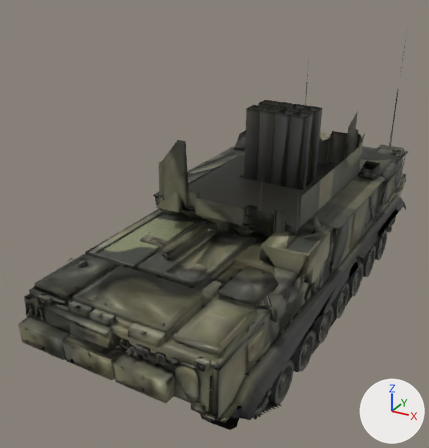
An edit to the glTF model fortuna-bot-web/games/airdef/models/tor_lo.glb, drawn before and after from the same camera.
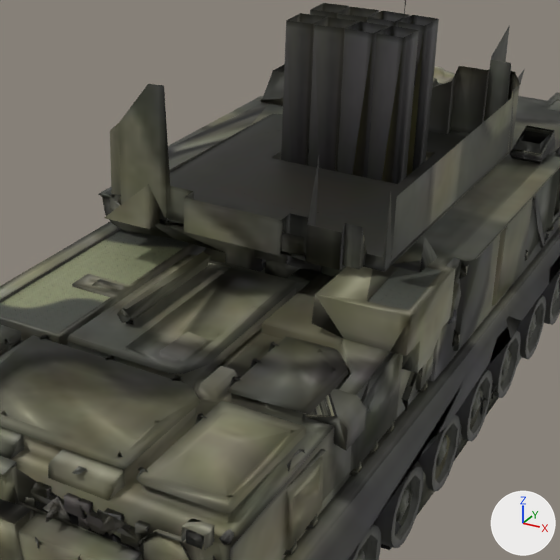
Old and new are each drawn whole from a camera (50 mm lens) standing at (3.97, -8.97, 5.84) and looking at (-0.59, -0.68, 1.69) and again close up on the part from 24% to 89% of the width and 22% to 84% of the height. The axes (+X, +Y, +Z) are drawn at lower right. The lights are the same throughout. The last two pictures show the newer version.

In view in the first close-up: 'body|625cab9_dds', 'body|db25e93_dds', 'turret|db25e93_dds'.
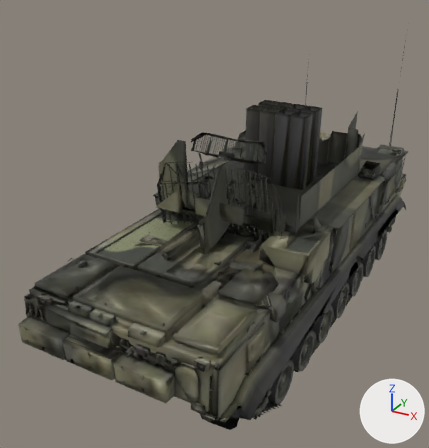
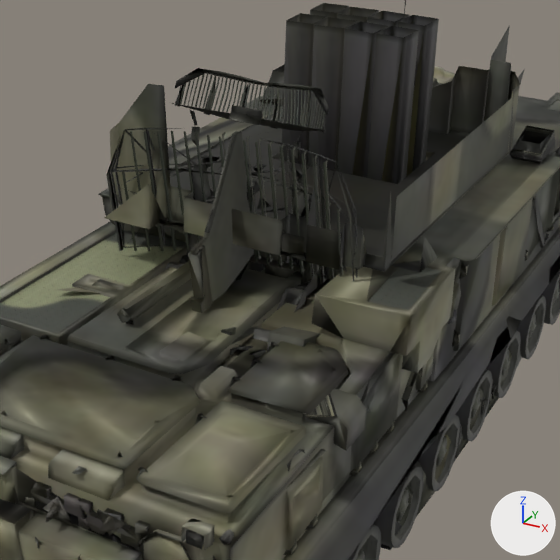
What differs and where, as boxes (x1, y1, x2, y2) in the close-ups (560 x 560 px):
'radar|db25e93_dds', added: after (57, 68, 358, 359)
'radar|625cab9_dds', added: after (122, 72, 343, 285)

Patch to the scene script:
```diff
--- a/fortuna-bot-web/games/airdef/models/tor_lo.glb.py
+++ b/fortuna-bot-web/games/airdef/models/tor_lo.glb.py
@@ mat_db25e93_dds_002 @@
+mat_db25e93_dds_002 = principled_material('db25e93_dds.002')
+mat_db25e93_dds_002.texture = img_image_2
+mat_db25e93_dds_002.metallic = 0.3
+mat_db25e93_dds_002.roughness = 0.6
@@ mat_625cab9_dds_002 @@
+mat_625cab9_dds_002 = bpy.data.materials.new('625cab9_dds.002')
+# uses the picture img_image_0
@@ me_radar_db25e93_dds @@
+me_radar_db25e93_dds.from_pydata(...)  # 1245 vertices, 1671 faces; spans x -1.08..1.2, y -2.51..-0.94, z 0.92..3.45
+me_radar_db25e93_dds.materials.append(mat_db25e93_dds_002)  # picture img_image_2
@@ me_radar_625cab9_dds @@
+me_radar_625cab9_dds.from_pydata(...)  # 65 vertices, 41 faces; spans x -1.04..1.02, y -1.75..-0.98, z 1.96..3.42
+me_radar_625cab9_dds.materials.append(mat_625cab9_dds_002)
@@ ob_radar_db25e93_dds @@
+ob_radar_db25e93_dds = bpy.data.objects.new('radar|db25e93_dds', me_radar_db25e93_dds)
+ob_radar_db25e93_dds.location = (0.0, 0.0, 0.0)
@@ ob_radar_625cab9_dds @@
+ob_radar_625cab9_dds = bpy.data.objects.new('radar|625cab9_dds', me_radar_625cab9_dds)
+ob_radar_625cab9_dds.location = (0.0, 0.0, 0.0)
```
